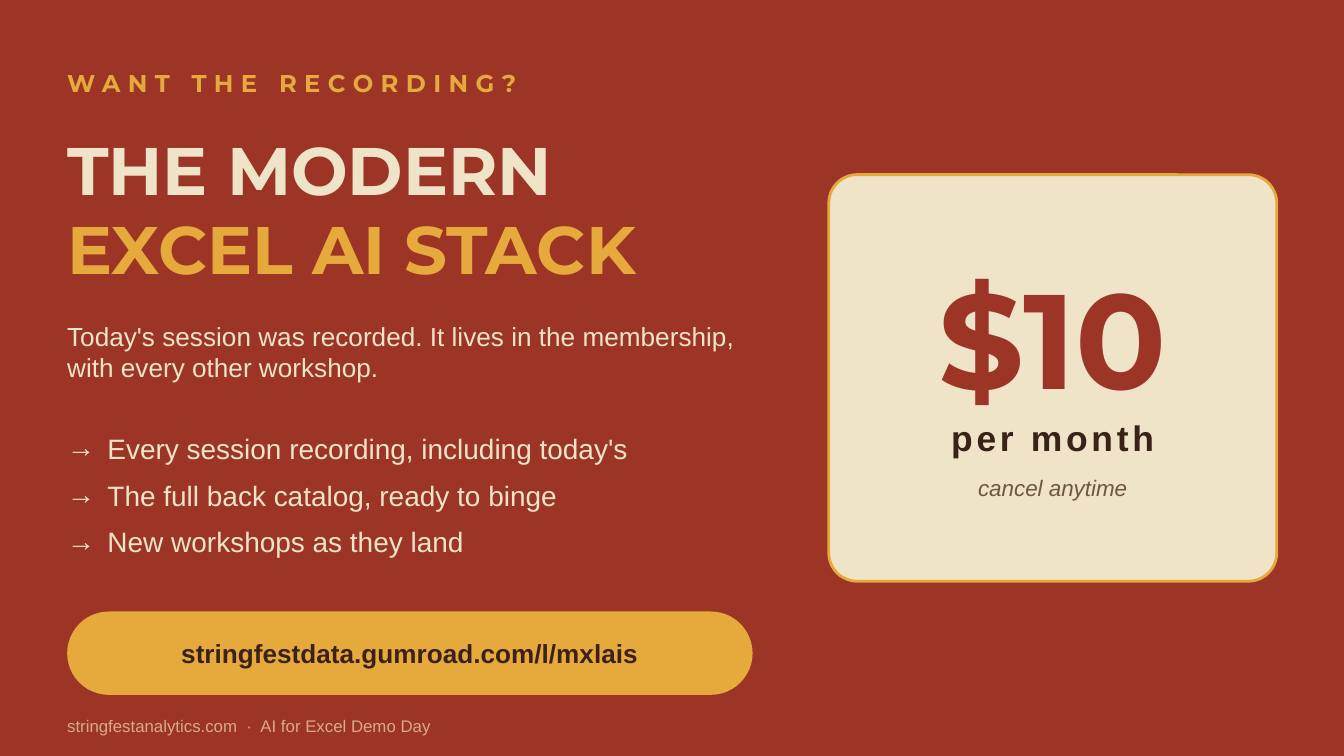
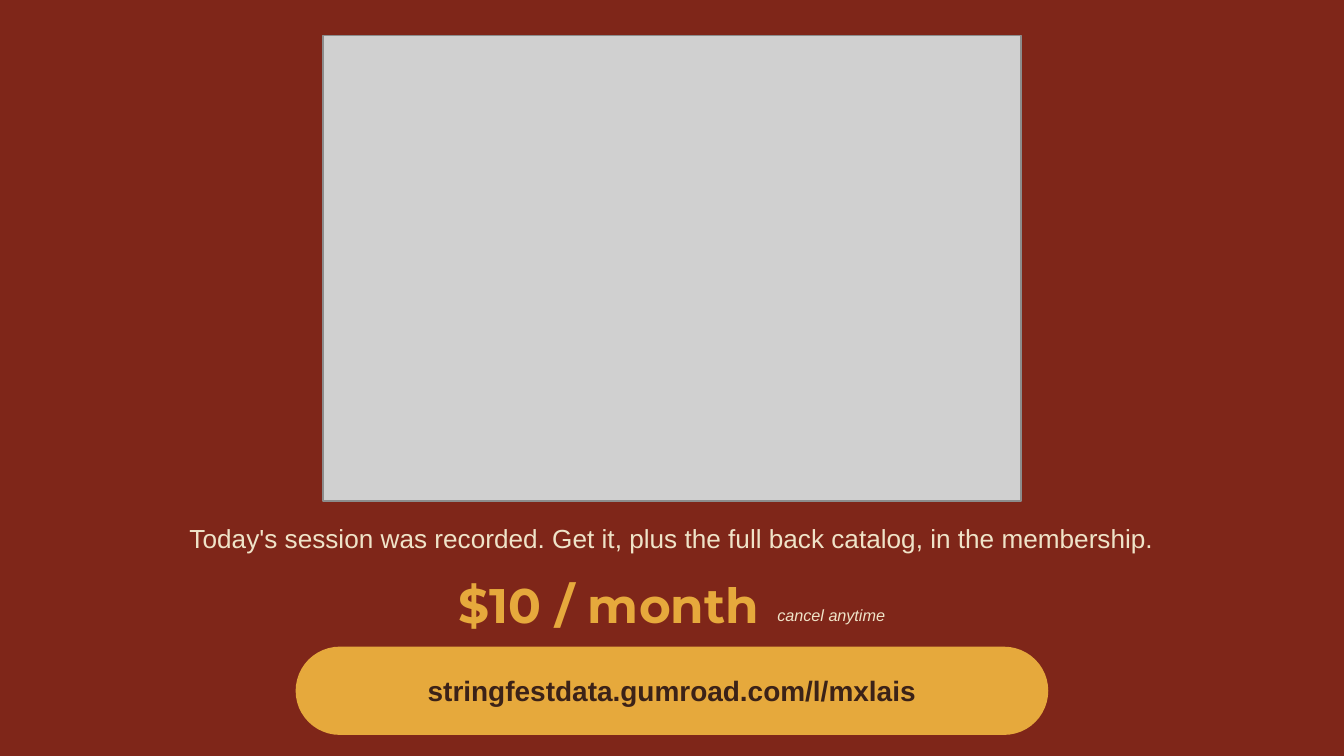
Before and after one commit to stringfestdata/ai-for-excel-demo-day, a slide deck: slide 16 of AI-for-Excel-Demo-Day.pptx (slide 14 before the commit). Drawn at 1344x756 pixels with LibreOffice and Linux fonts; fonts in the diff are those of the drawing; grey boxes stand for pictures. Boxes give left, top, right and bottom in pixels: in the first picture for what was removed or moved away, otherwise in the second. Text is boxed around its words. In the diff, an @@ line names an element or a change of style, - is before the commit and + after.

```diff
--- a/AI-for-Excel-Demo-Day.pptx
+++ b/AI-for-Excel-Demo-Day.pptx
@@ background #9C3526 to #7F2619 @@
@@ picture added at [323, 35, 1021, 501] @@
@@ text removed at [67, 75, 516, 92] @@
-WANT THE RECORDING?
@@ text removed at [67, 147, 636, 275] @@
-THE MODERN
-EXCEL AI STACK
@@ text removed at [107, 438, 628, 558] @@
-→ Every session recording, including today's
-→ The full back catalog, ready to binge
-→ New workshops as they land
@@ text at [189, 529, 1153, 554]: text changed @@
-Today's session was recorded. It lives in the membership, with every other workshop.
+Today's session was recorded. Get it, plus the full back catalog, in the membership.
@@ text "$10 / month cancel anytime": place and size @@
-text "$10 / month cancel anytime" at [829, 175, 1277, 581]
+text "$10 / month cancel anytime" at [459, 583, 886, 629]
@@ text "$10 / month cancel anytime" at [459, 583, 886, 629]: fill #EFE3C8 to none; outline #E6A93C 1.5 pt to none @@
@@ text at [459, 583, 886, 629]: text changed; size 12 to 15 pt; text colour #6E5742 to #EFE3C8 @@
-$10
-per month
-cancel anytime
+$10 / month cancel anytime
@@ rounded rectangle "stringfestdata.gumroad.com/l/mxlais": place and size @@
-rounded rectangle "stringfestdata.gumroad.com/l/mxlais" at [67, 612, 753, 695]
+rounded rectangle "stringfestdata.gumroad.com/l/mxlais" at [296, 646, 1048, 735]
@@ rounded rectangle "stringfestdata.gumroad.com/l/mxlais" at [296, 646, 1048, 735]: size 14 to 15 pt @@
@@ text removed at [67, 720, 431, 736] @@
-stringfestanalytics.com · AI for Excel Demo Day
```
Also in this commit, not shown: 11 other slides changed, 2 slides added.
